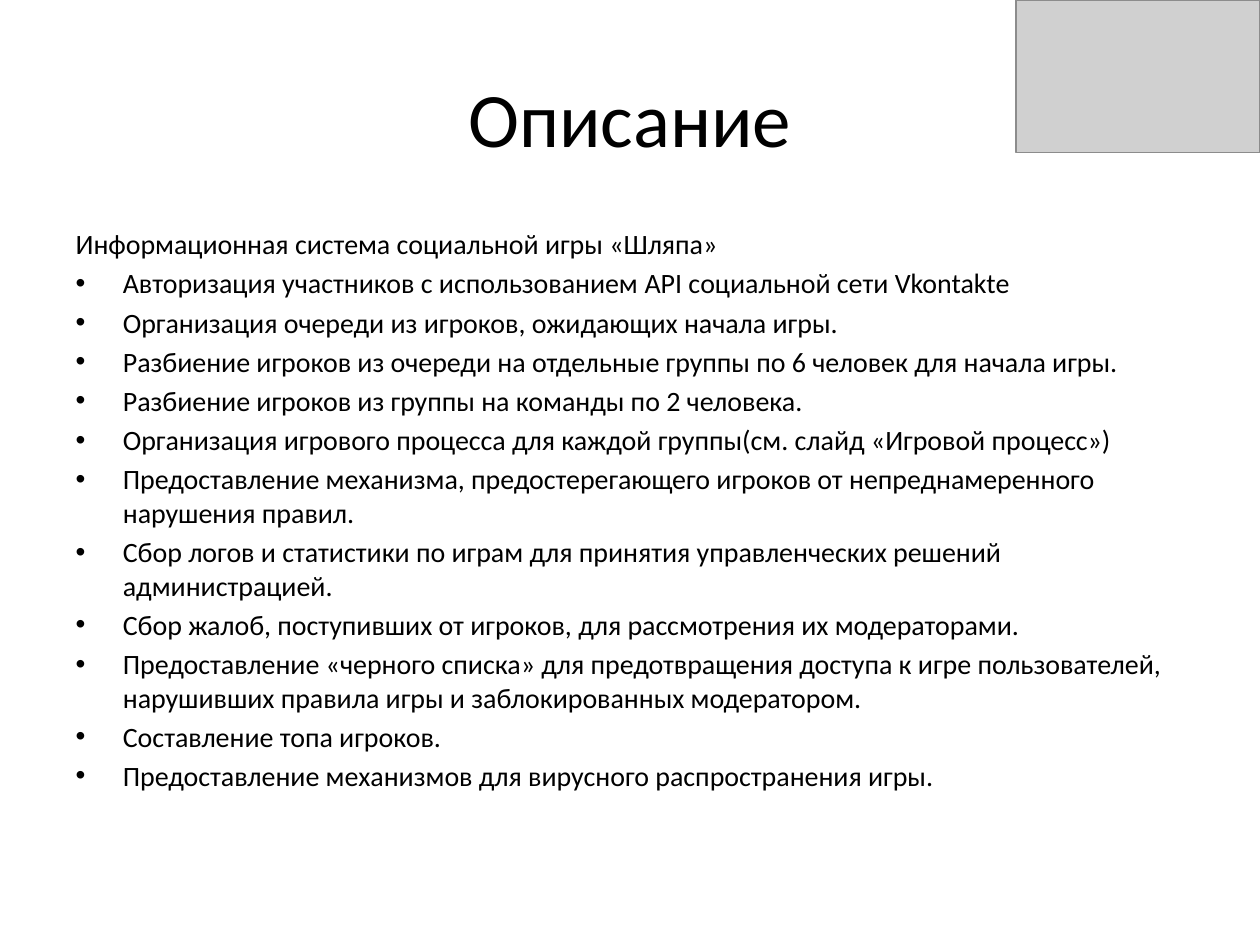
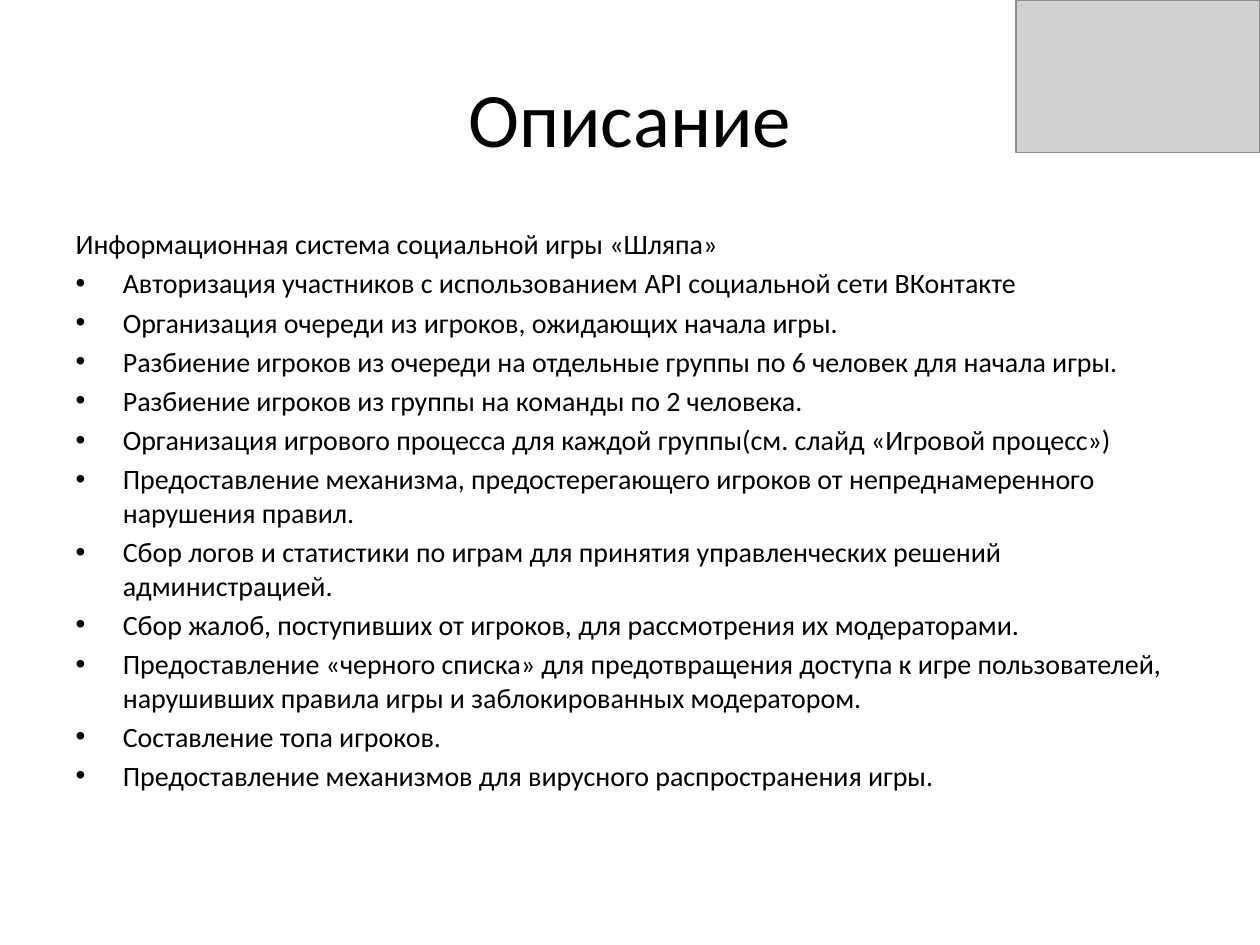
Before and after one commit to ElenaSmirnova/4c2s2014, a slide deck: slide 2 of 444/demyanenko_popov_sobolev/presentation.pptx. Drawn at 1260x945 pixels with LibreOffice and Linux fonts; fonts in the diff are those of the drawing; grey boxes stand for pictures. Boxes give left, top, right and bottom in pixels: in the first picture for what was removed or moved away, otherwise in the second. Text is boxed around its words. In the diff, an @@ line names an element or a change of style, - is before the commit and + after.

```diff
--- a/444/demyanenko_popov_sobolev/presentation.pptx
+++ b/444/demyanenko_popov_sobolev/presentation.pptx
@@ text at box(123, 274, 1016, 298): text changed @@
-• Авторизация участников с использованием API социальной сети Vkontakte
+• Авторизация участников с использованием API социальной сети ВКонтакте
```
Also in this commit, not shown: 2 other slides changed.
